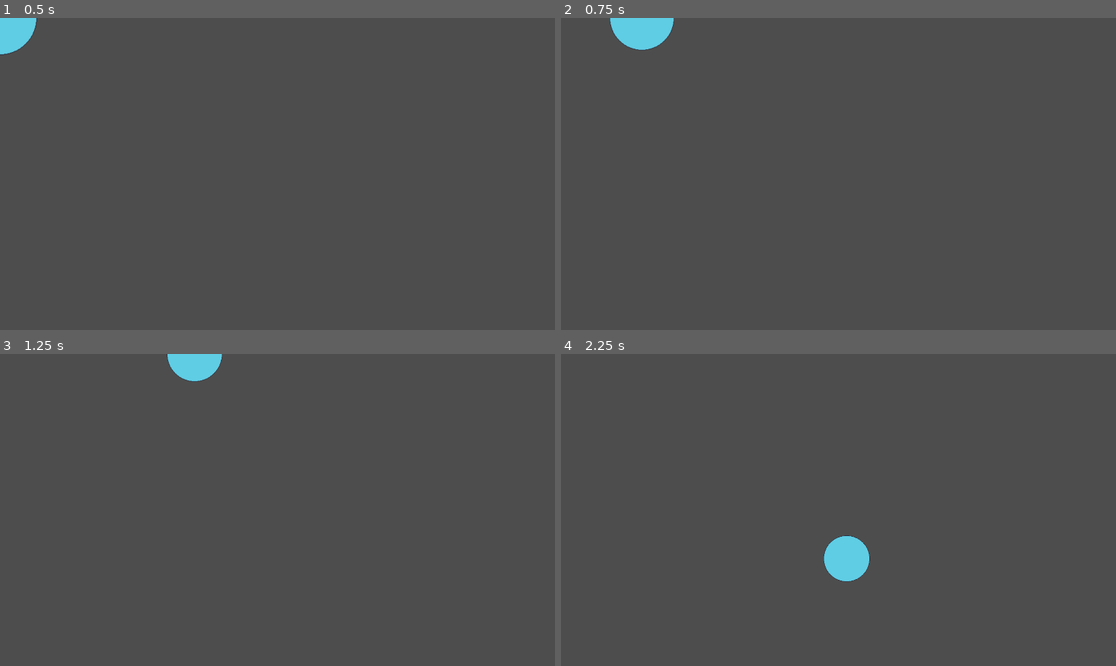
Above: before the commit, frames 1-4 (two rows, left to right).
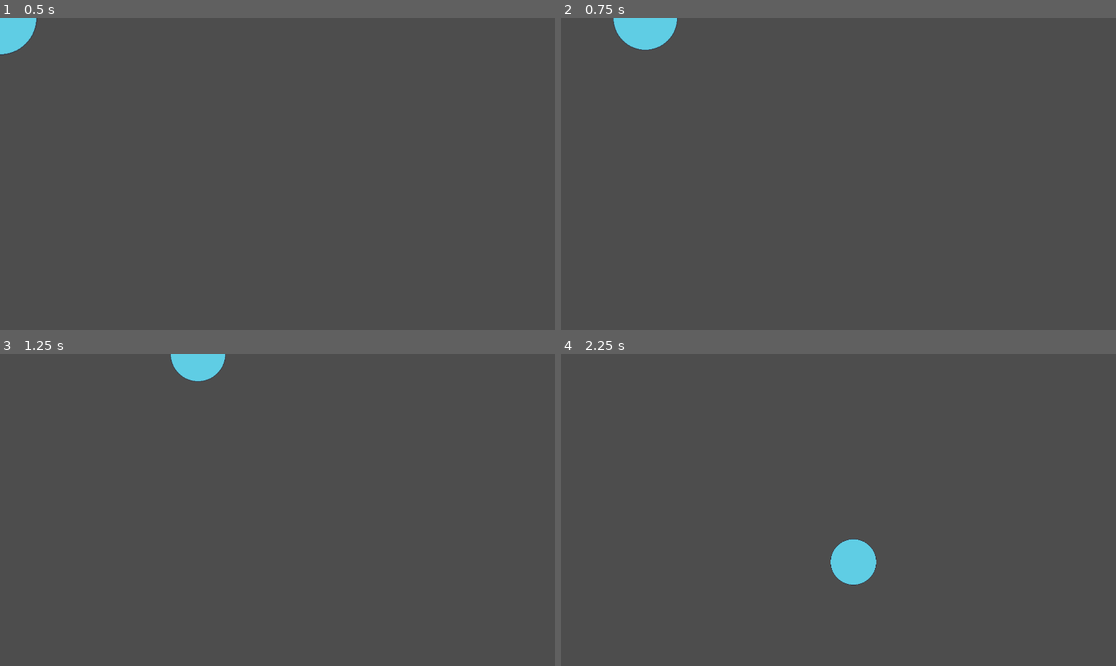
Above: after the commit, the same moments.

Repository: entityJY/deltarunesque-game
Game: Godot game, scene res://player/player.tscn
The game is run twice, just before and just after one commit, with the same random seed, the same clock (stepped at 60 frames per second) and the same inputs. The project has no main scene, so this scene is started directly.
Inputs:
- Up to frame 1 (0.5 s): no input
- Up to frame 2 (0.75 s): tap Enter (ui_accept) at 0.5 s; hold D (right) from 0.53 s (still down); tap Shift (dash) at 0.6 s
- Up to frame 3 (1.25 s): keep holding D (right); tap Enter (ui_accept) at 0.77 s
- Up to frame 4 (2.25 s): release D (right) at 1.28 s; hold S (down) 1.28-2.03 s; tap Shift (dash) at 1.35, 2.1 s; tap Enter (ui_accept) at 1.52 s; hold D (right) from 2.03 s (still down)

Frame 1 is identical in both runs. In frame 2, 0.2% of the frame differs, in the area x 8-22%, y 0-11%; in frame 3, 0.1%; in frame 4, 0.4%, in the area x 47-57%, y 58-75%.

Commit message:
Convert player to CharacterBody2D

Diff:
--- a/player/player.tscn
+++ b/player/player.tscn
@@ -9,10 +9,14 @@
 [sub_resource type="CircleShape2D" id="CircleShape2D_g1dw6"]
 radius = 96.0
 
-[node name="Player" type="Node2D" unique_id=397257860 node_paths=PackedStringArray("hit_box", "outer_shield", "shield_sprite_array")]
+[sub_resource type="CircleShape2D" id="CircleShape2D_yw30f"]
+radius = 64.0
+
+[node name="Player" type="CharacterBody2D" unique_id=1841742184 node_paths=PackedStringArray("hit_box", "outer_shield", "collision_shape", "shield_sprite_array")]
 script = ExtResource("1_rkbax")
 hit_box = NodePath("Hitbox")
 outer_shield = NodePath("OuterHitbox")
+collision_shape = NodePath("CollisionShape2D")
 shield_sprite_array = [NodePath("Shields/Shield0"), NodePath("Shields/Shield1"), NodePath("Shields/Shield2"), NodePath("Shields/Shield3"), NodePath("Shields/Shield4")]
 
 [node name="Shields" type="Node2D" parent="." unique_id=656366786]
@@ -49,3 +53,6 @@
 
 [node name="CollisionShape2D" type="CollisionShape2D" parent="OuterHitbox" unique_id=1160421124]
 shape = SubResource("CircleShape2D_g1dw6")
+
+[node name="CollisionShape2D" type="CollisionShape2D" parent="." unique_id=1572841583]
+shape = SubResource("CircleShape2D_yw30f")
--- a/player/scripts/player.gd
+++ b/player/scripts/player.gd
@@ -1,4 +1,4 @@
-extends Node2D
+extends CharacterBody2D
 class_name Player
 
 
@@ -12,6 +12,8 @@
 # 1  1.5 2   2.5 3
 # 96 112 128 144 160
 # 1	 1/6 2/6 3/6 4/6
+# 64 80  96  112 128
+# 1  1.25
 
 @export_group("Movement Settings")
 @export var move_speed: float = 700.0
@@ -26,6 +28,7 @@
 @export_group("Components")
 @export var hit_box: Area2D
 @export var outer_shield: Area2D
+@export var collision_shape: CollisionShape2D
 @export var shield_sprite_array: Array[Sprite2D]
 
 var shield_level: int = 4: set = set_shield_level
@@ -43,12 +46,12 @@
 	if Input.is_action_just_pressed("ui_accept"):
 		shield_level -= 1
 	movement(delta)
+	move_and_slide()
 
 
-func movement(delta: float) -> void:
+func movement(_delta: float) -> void:
 	if dash_state == dash_states.DASHING:
-		position.x += last_direction.x * dash_speed * delta
-		position.y += last_direction.y * dash_speed * delta
+		velocity = last_direction * dash_speed
 		return
 
 	if Input.is_action_just_pressed("dash") and dash_state == dash_states.DASH_AVAILABLE:
@@ -63,9 +66,7 @@
 	direction = direction.normalized()
 	last_direction = direction
 
-	# move character
-	position.x += direction.x * move_speed * delta
-	position.y += direction.y * move_speed * delta
+	velocity = direction * move_speed
 
 func stop_dash() -> void:
 	dash_timer.wait_time = dash_time
@@ -95,4 +96,5 @@
 	var scale_hit_box = func (i):
 		hit_box.scale = Vector2.ONE * (1 + float(i) / 2)
 		outer_shield.scale = Vector2.ONE * (1 + float(i) / 6)
+		collision_shape.scale = Vector2.ONE * (1 + float(i) / 4)
 	scale_hit_box.call_deferred(level)
